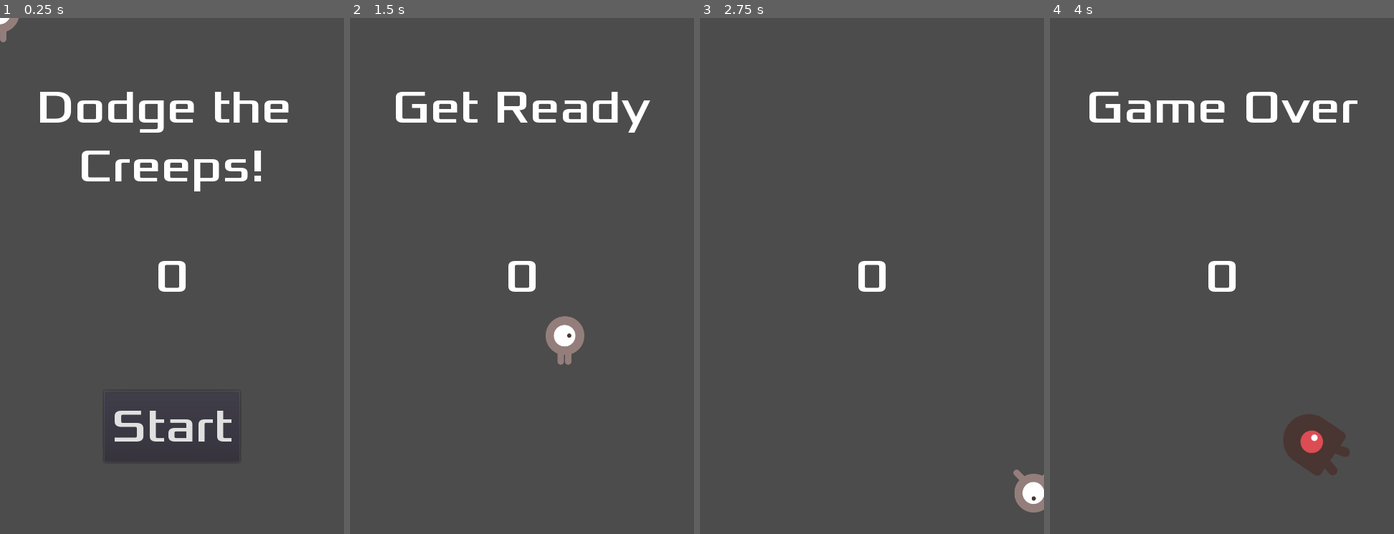
Above: before the commit, frames 1-4 (left to right).
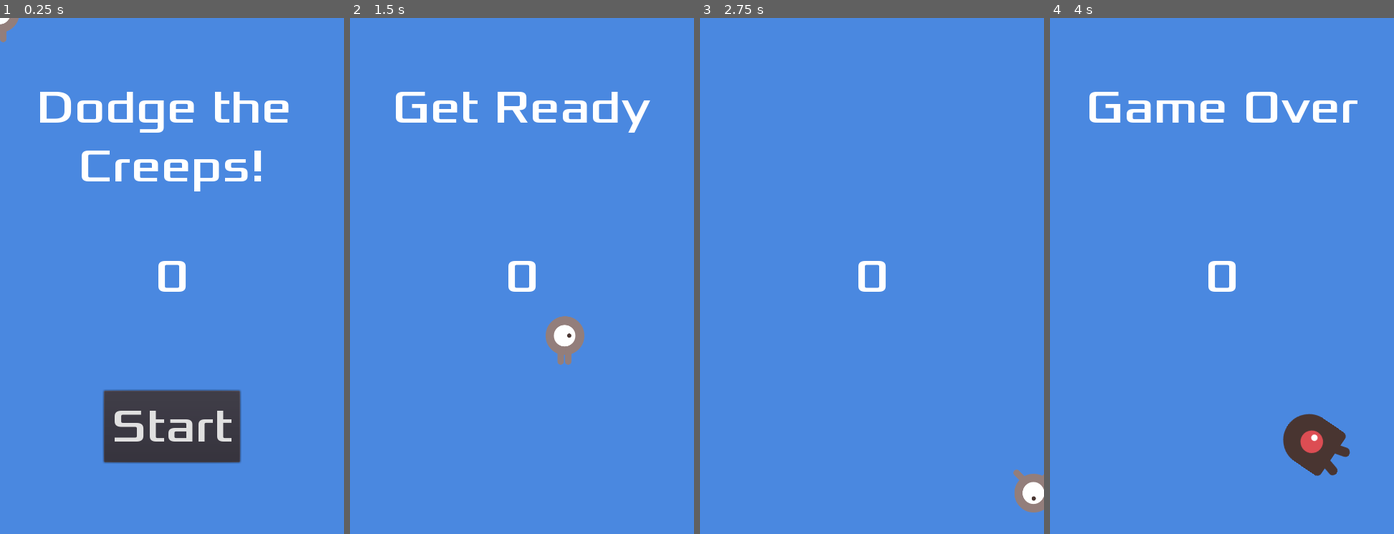
Above: after the commit, the same moments.

Repository: Jhogakuse/First2D-game-with-Godot
Game: Godot game, scene res://scene/Main.tscn
Same seed, same stepped clock (60 frames per second), same inputs: the game is played once before the commit and once after it.
Inputs:
- Up to frame 1 (0.25 s): no input
- Up to frame 2 (1.5 s): click "Start" at 0.5 s; tap Enter (start_game, bound only after the commit) at 1.25, 1.35 s; hold Right (move_right) from 1.28 s (still down)
- Up to frame 3 (2.75 s): release Right (move_right) at 2.03 s; hold Down (move_down) from 2.03 s (still down); tap Enter (start_game, bound only after the commit) at 2.1 s
- Up to frame 4 (4 s): release Down (move_down) at 2.78 s; hold Right (move_right) 2.78-3.53 s; tap Enter (start_game, bound only after the commit) at 2.85, 3.6 s; hold Up (move_up) from 3.53 s (still down)

The runs differ from the first frame. In frame 1, 91% of the frame differs, in the area x 0-100%, y 0-100%; in frame 2, 97%; in frame 3, 99%; in frame 4, 97%.

Commit message:
Finishing up

Diff:
--- a/project.godot
+++ b/project.godot
@@ -43,6 +43,12 @@
 "events": [ Object(InputEventKey,"resource_local_to_scene":false,"resource_name":"","device":0,"alt":false,"shift":false,"control":false,"meta":false,"command":false,"pressed":false,"scancode":16777234,"physical_scancode":0,"unicode":0,"echo":false,"script":null)
  ]
 }
+start_game={
+"deadzone": 0.5,
+"events": [ Object(InputEventKey,"resource_local_to_scene":false,"resource_name":"","device":0,"alt":false,"shift":false,"control":false,"meta":false,"command":false,"pressed":false,"scancode":16777221,"physical_scancode":0,"unicode":0,"echo":false,"script":null)
+, Object(InputEventKey,"resource_local_to_scene":false,"resource_name":"","device":0,"alt":false,"shift":false,"control":false,"meta":false,"command":false,"pressed":false,"scancode":32,"physical_scancode":0,"unicode":0,"echo":false,"script":null)
+ ]
+}
 
 [physics]
 
--- a/scene/HUD.tscn
+++ b/scene/HUD.tscn
@@ -6,6 +6,12 @@
 [sub_resource type="DynamicFont" id=1]
 size = 65
 font_data = ExtResource( 1 )
+
+[sub_resource type="InputEventAction" id=2]
+action = "start_game"
+
+[sub_resource type="ShortCut" id=3]
+shortcut = SubResource( 2 )
 
 [node name="HUD" type="CanvasLayer"]
 script = ExtResource( 2 )
@@ -48,6 +54,7 @@
 margin_right = 95.0
 margin_bottom = -100.0
 custom_fonts/font = SubResource( 1 )
+shortcut = SubResource( 3 )
 text = "Start"
 __meta__ = {
 "_edit_use_anchors_": false
--- a/scene/Main.gd
+++ b/scene/Main.gd
@@ -19,6 +19,8 @@
 	$ScoreTimer.stop()
 	$MobTimer.stop()
 	$HUD.show_game_over()
+	$Music.stop()
+	$DeathSound.play()
 
 func new_game():
 	score = 0
@@ -27,6 +29,7 @@
 	$HUD.update_score(score)
 	$HUD.show_message("Get Ready")
 	get_tree().call_group("mobs", "queue_free")
+	$Music.play()
 
 func _on_MobTimer_timeout():
 	# Choose a random location on Path2D.
--- a/scene/Main.tscn
+++ b/scene/Main.tscn
@@ -1,9 +1,11 @@
-[gd_scene load_steps=6 format=2]
+[gd_scene load_steps=8 format=2]
 
 [ext_resource path="res://scene/Player.tscn" type="PackedScene" id=1]
 [ext_resource path="res://scene/Main.gd" type="Script" id=2]
 [ext_resource path="res://scene/Mob.tscn" type="PackedScene" id=3]
 [ext_resource path="res://scene/HUD.tscn" type="PackedScene" id=4]
+[ext_resource path="res://art/House In a Forest Loop.ogg" type="AudioStream" id=5]
+[ext_resource path="res://art/gameover.wav" type="AudioStream" id=6]
 
 [sub_resource type="Curve2D" id=1]
 _data = {
@@ -13,6 +15,16 @@
 [node name="Main" type="Node"]
 script = ExtResource( 2 )
 mob_scene = ExtResource( 3 )
+
+[node name="ColorRect" type="ColorRect" parent="."]
+anchor_right = 1.0
+anchor_bottom = 1.0
+margin_right = 40.0
+margin_bottom = 40.0
+color = Color( 0.294118, 0.537255, 0.882353, 1 )
+__meta__ = {
+"_edit_use_anchors_": false
+}
 
 [node name="Player" parent="." instance=ExtResource( 1 )]
 
@@ -37,6 +49,12 @@
 
 [node name="HUD" parent="." instance=ExtResource( 4 )]
 
+[node name="Music" type="AudioStreamPlayer2D" parent="."]
+stream = ExtResource( 5 )
+
+[node name="DeathSound" type="AudioStreamPlayer2D" parent="."]
+stream = ExtResource( 6 )
+
 [connection signal="hit" from="Player" to="." method="game_over"]
 [connection signal="timeout" from="MobTimer" to="." method="_on_MobTimer_timeout"]
 [connection signal="timeout" from="ScoreTimer" to="." method="_on_ScoreTimer_timeout"]
Not shown: 1 places in scene/HUD.tscn that only renumber resources
